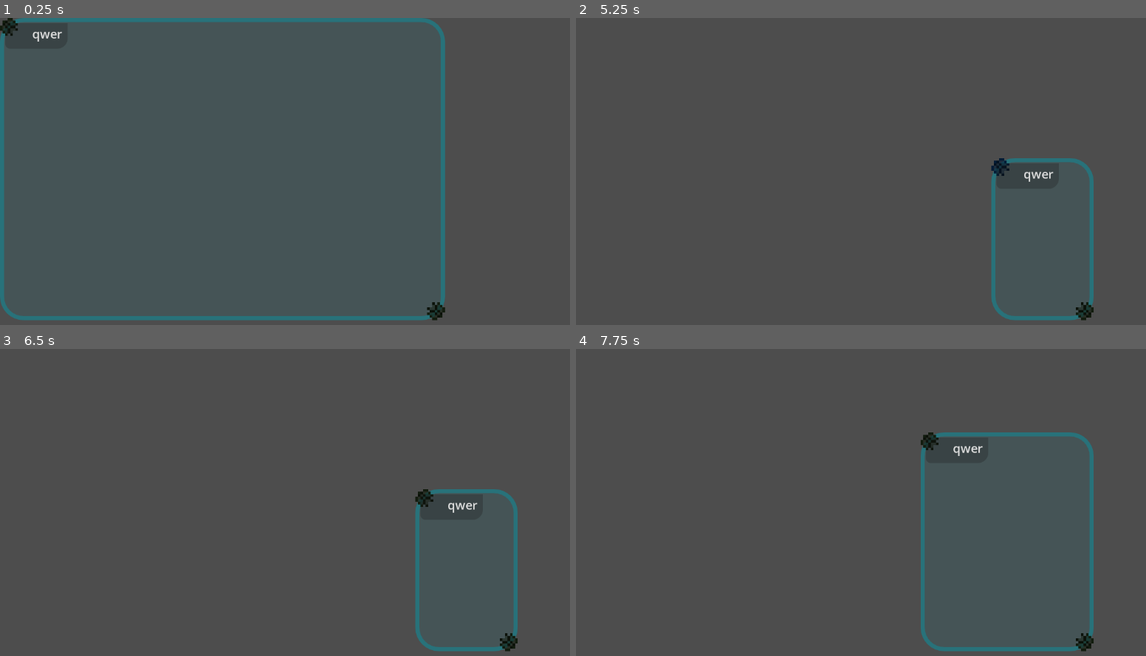
Above: before the commit, frames 1-4 (two rows, left to right).
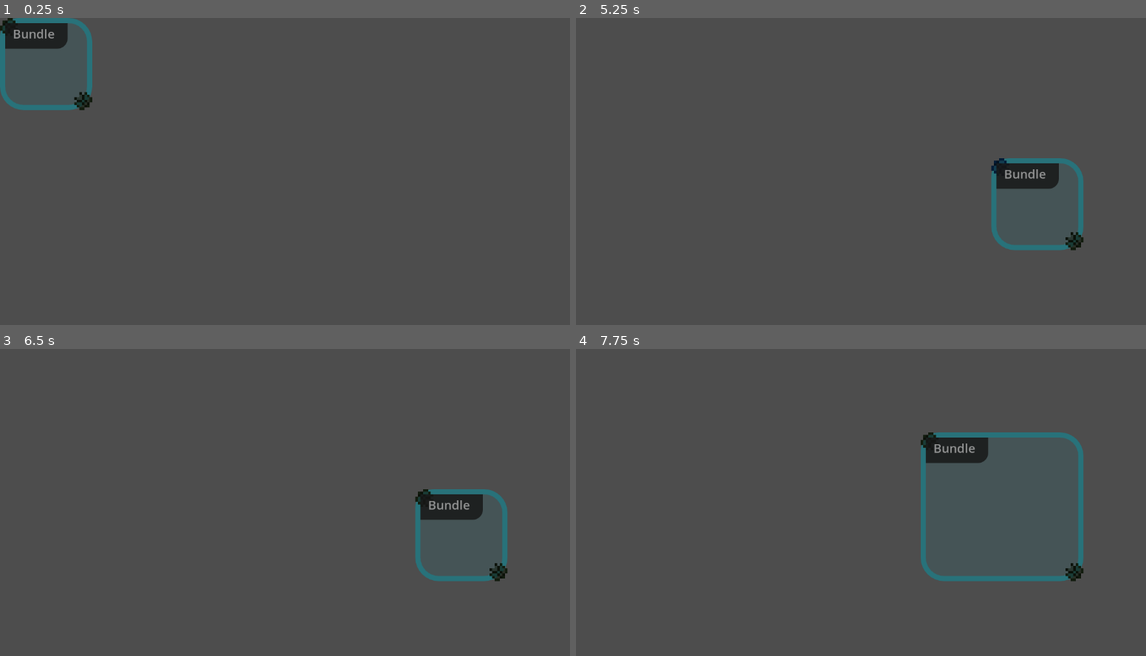
Above: after the commit, the same moments.

Repository: Toasterhog/Nodeweb
Game: Godot game, scene res://bundle/bundle.tscn
The game is run twice, just before and just after one commit, with the same random seed, the same clock (stepped at 60 frames per second) and the same inputs. This scene is started directly instead of the project's main scene.
Inputs (mouse positions are in pixels of both pictures, inside the frame that each line leads up to; where the layout moved, square brackets give the same spot in the first picture):
- Up to frame 1 (0.25 s): no input
- Up to frame 2 (5.25 s): click (661, 100) [1014, 312] at 0.5 s; click (587, 27) at 1.25 s; click (661, 100) [1014, 312] at 2 s; click (587, 27) at 2.75 s; click (661, 100) [1014, 312] at 3.5 s; click (587, 27) at 4.25 s; tap Enter at 5 s; move the mouse to (1003, 168) at 5.02 s; press the mouse at (1003, 168) at 5.03 s
- Up to frame 3 (6.5 s): release the mouse at (427, 499) at 5.75 s; tap Space at 5.75 s; drag from (416, 490) to (267, 582) at 5.77 s
- Up to frame 4 (7.75 s): tap Enter at 6.5 s; move the mouse to (929, 441) at 6.52 s; press the mouse at (929, 441) at 6.53 s; release the mouse at (929, 441) at 7.25 s; tap Space at 7.25 s; drag from (843, 582) to (695, 465) at 7.27 s

The runs differ from the first frame. In frame 1, 4.6% of the frame differs, in the area x 0-79%, y 0-99%; in frame 2, 2.2%; in frame 3, 2.2%; in frame 4, 2.9%.
Error in both runs: Invalid access to property or key 'current_state' on a base object of type 'null instance'. (res://bundle/bundle.gd:33)

Commit message:
bit of bundlw tweaks
giving up on smooth drag corners

Diff:
--- a/bundle/bundle.gd
+++ b/bundle/bundle.gd
@@ -103,6 +103,8 @@
 #TODO
 #save and load bundles
 #color
-#improve look (TE + minipanel)
+#improve look (TE + minipanel) done
 #extra: cameramove on MMB oftener inbut
 #copy paste boxes or better selected regions
+
+#tags
--- a/bundle/bundle.tscn
+++ b/bundle/bundle.tscn
@@ -3,13 +3,12 @@
 [ext_resource type="Script" uid="uid://0qftln2sxev6" path="res://bundle/bundle.gd" id="1_e8frx"]
 [ext_resource type="StyleBox" uid="uid://dslie07m1kvw8" path="res://bundle/stf_smooth.tres" id="2_8skqq"]
 [ext_resource type="Texture2D" uid="uid://fylrktljjp54" path="res://bundle/corner2.png" id="3_7y1ch"]
-[ext_resource type="Theme" uid="uid://dw2sfd8pw202m" path="res://bundle/button_drag_bundle.tres" id="3_8skqq"]
+[ext_resource type="Theme" uid="uid://dw2sfd8pw202m" path="res://bundle/button_drag_bundle_pixel.tres" id="3_8skqq"]
 
 [sub_resource type="StyleBoxFlat" id="StyleBoxFlat_8skqq"]
-bg_color = Color(0.09, 0.09, 0.09, 0.270588)
+bg_color = Color(0.09, 0.09, 0.09, 0.839216)
 border_color = Color(0.2542, 0.485873, 0.62, 1)
 corner_radius_bottom_right = 20
-corner_radius_bottom_left = 10
 
 [sub_resource type="StyleBoxEmpty" id="StyleBoxEmpty_8skqq"]
 
@@ -18,16 +17,17 @@
 [node name="Bundle" type="Control"]
 layout_mode = 3
 anchors_preset = 0
+mouse_filter = 1
 script = ExtResource("1_e8frx")
 
 [node name="Panel" type="Panel" parent="."]
 modulate = Color(0.1584, 0.44784, 0.48, 1)
 texture_filter = 1
-custom_minimum_size = Vector2(200, 100)
+custom_minimum_size = Vector2(180, 180)
 layout_mode = 1
 anchors_preset = -1
-offset_right = 869.0
-offset_bottom = 591.0
+offset_right = 180.0
+offset_bottom = 180.0
 mouse_filter = 1
 theme_override_styles/panel = ExtResource("2_8skqq")
 
@@ -73,11 +73,9 @@
 
 [node name="TextEdit" type="TextEdit" parent="PanelContainer"]
 layout_mode = 2
-size_flags_horizontal = 8
-size_flags_vertical = 0
+size_flags_horizontal = 4
 theme_override_font_sizes/font_size = 24
 theme_override_styles/normal = SubResource("StyleBoxEmpty_8skqq")
-text = "qwer"
 placeholder_text = "Bundle"
 scroll_fit_content_height = true
 scroll_fit_content_width = true
--- a/bundle/stf_smooth.tres
+++ b/bundle/stf_smooth.tres
@@ -2,12 +2,12 @@
 
 [resource]
 bg_color = Color(1, 1, 1, 0.2)
-border_width_left = 8
-border_width_top = 8
-border_width_right = 8
-border_width_bottom = 8
+border_width_left = 10
+border_width_top = 10
+border_width_right = 10
+border_width_bottom = 10
 border_color = Color(1, 1, 1, 1)
-corner_radius_top_left = 45
+corner_radius_top_left = 35
 corner_radius_top_right = 45
 corner_radius_bottom_right = 45
 corner_radius_bottom_left = 45
--- a/controls/pp_save_name.tscn
+++ b/controls/pp_save_name.tscn
@@ -3,8 +3,10 @@
 [ext_resource type="Theme" uid="uid://bpwh4yi1152b1" path="res://controls/the_theme.tres" id="1_gurpv"]
 
 [node name="pp_SaveName" type="Window"]
+transparent_bg = true
 position = Vector2i(0, 36)
 size = Vector2i(231, 110)
+transparent = true
 theme = ExtResource("1_gurpv")
 
 [node name="MarginContainer" type="MarginContainer" parent="."]
Renamed: bundle/button_drag_bundle.tres -> bundle/button_drag_bundle_pixel.tres
